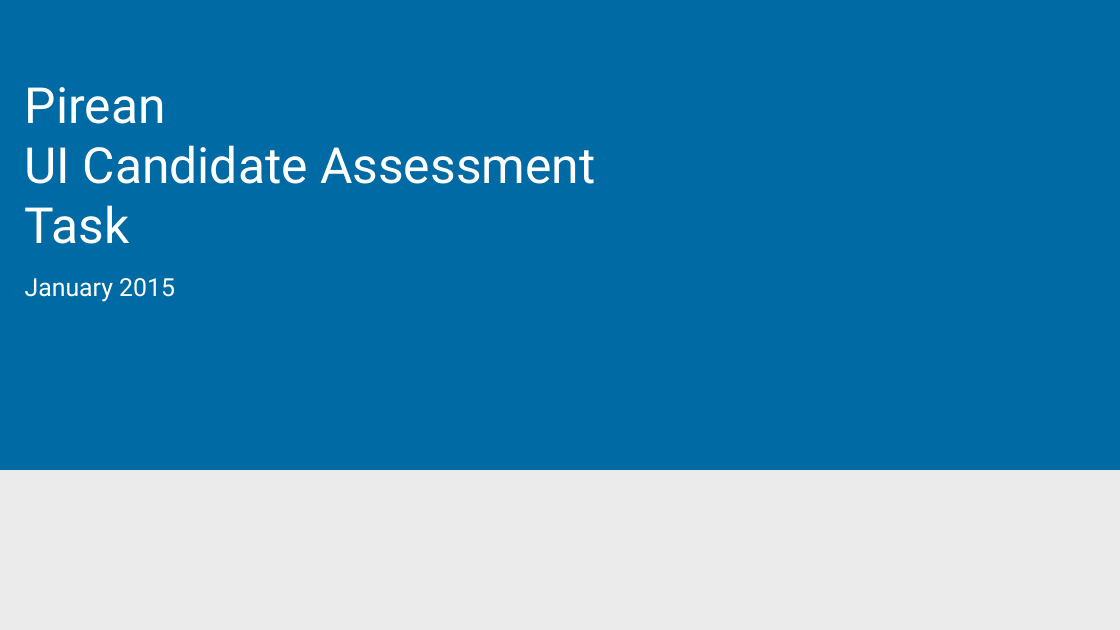
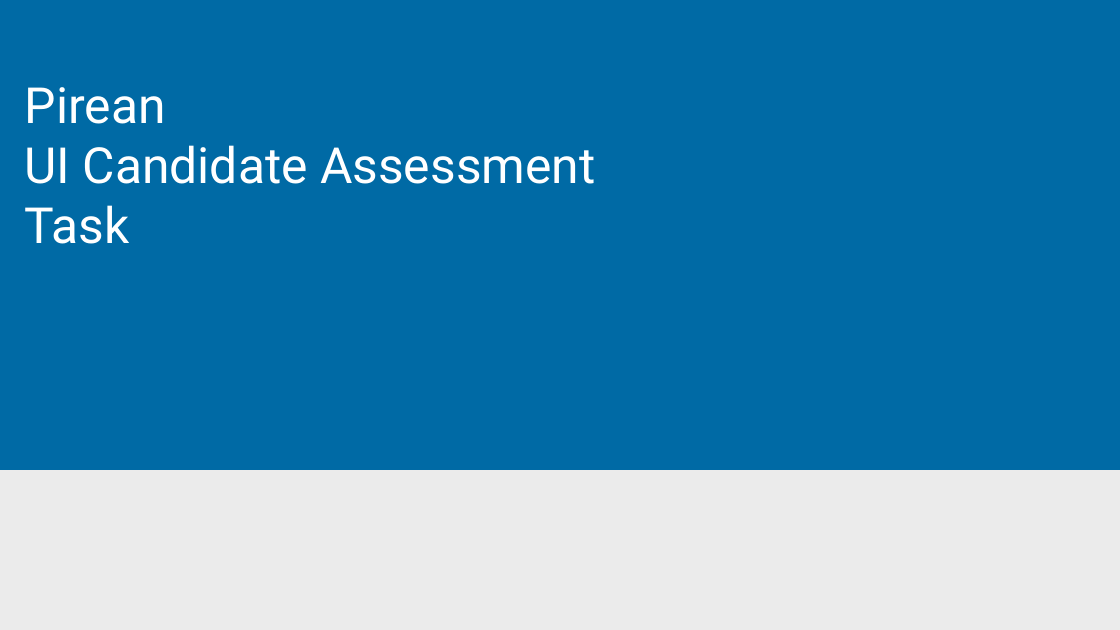
Before and after one commit to UIChallenge/Exercise, a slide deck: slide 1 of specification/UI_Task_Guide.pptx. Drawn at 1120x630 pixels with LibreOffice and Linux fonts; fonts in the diff are those of the drawing; background and template pictures are left out. Boxes give left, top, right and bottom in pixels: in the first picture for what was removed or moved away, otherwise in the second. Text is boxed around its words. In the diff, an @@ line names an element or a change of style, - is before the commit and + after.

```diff
--- a/specification/UI_Task_Guide.pptx
+++ b/specification/UI_Task_Guide.pptx
@@ text removed at [25, 278, 175, 302] @@
-January 2015
```
Also in this commit, not shown: 1 other slide changed, 1 other file.
